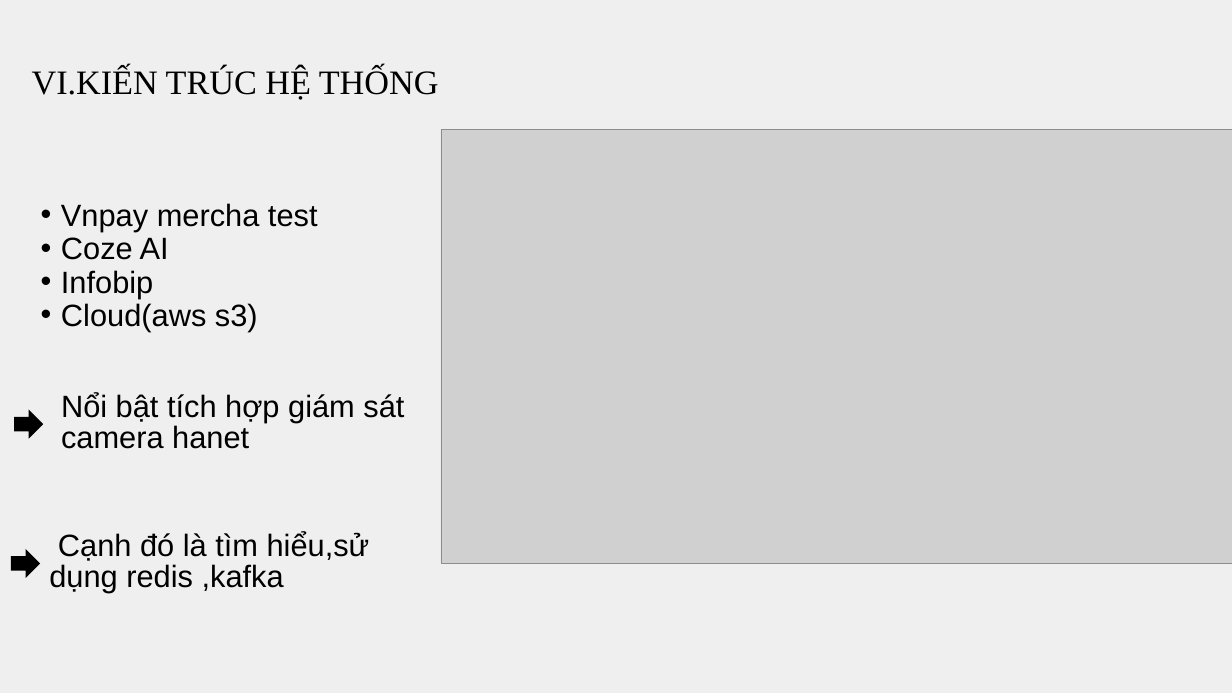
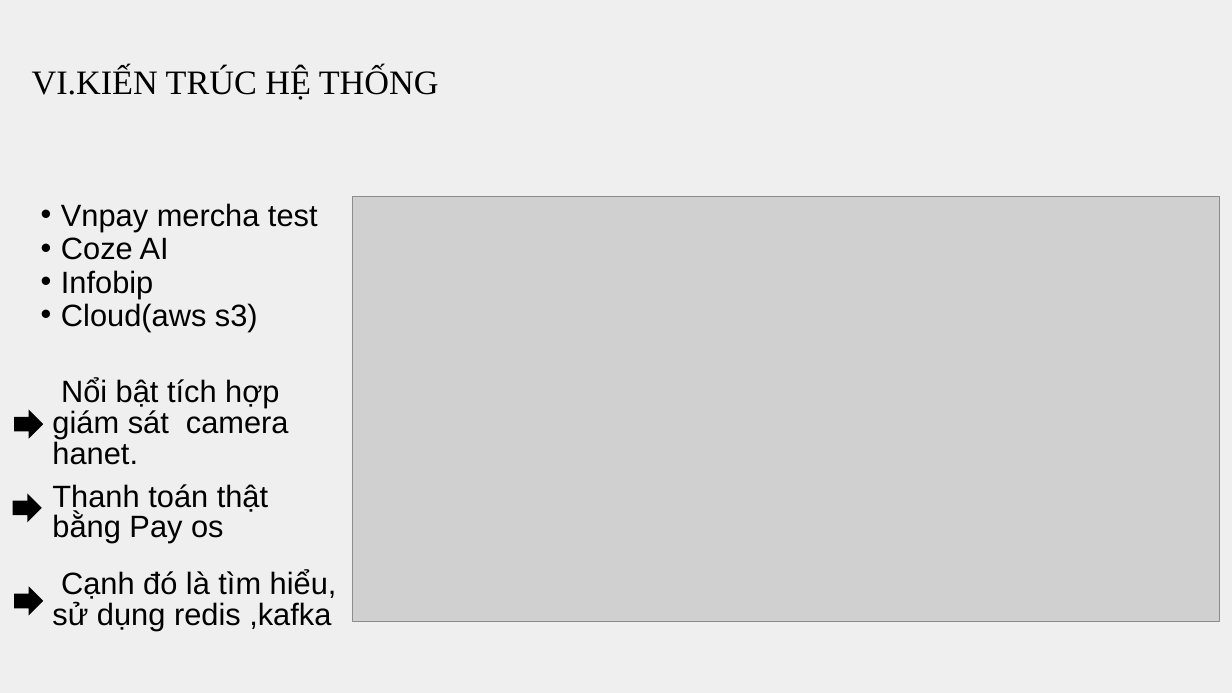
Before and after one commit to vrain1642002/DormitorySTU, a slide deck: slide 7 of Baocao/nopbai.pptx. Drawn at 1232x693 pixels with LibreOffice and Linux fonts; fonts in the diff are those of the drawing; grey boxes stand for pictures. Boxes give left, top, right and bottom in pixels: in the first picture for what was removed or moved away, otherwise in the second. Text is boxed around its words. In the diff, an @@ line names an element or a change of style, - is before the commit and + after.

Commit message:
Update báo cáo
Update sau khi cập nhật thanh toán bằng pay os

```diff
--- a/Baocao/nopbai.pptx
+++ b/Baocao/nopbai.pptx
@@ picture resized from (x1=441, y1=129, x2=1232, y2=564) to (x1=353, y1=196, x2=1220, y2=621) @@
@@ text at (x1=52, y1=378, x2=289, y2=465): text changed @@
-Nổi bật tích hợp giám sát camera hanet
+Nổi bật tích hợp giám sát camera hanet.
@@ freeform shape added at (x1=13, y1=493, x2=42, y2=522), fill #000000 @@
@@ text added at (x1=52, y1=484, x2=268, y2=543), 36 pt, text #000000 @@
+Thanh toán thật bằng Pay os
@@ freeform shape moved from (x1=11, y1=549, x2=40, y2=578) to (x1=14, y1=586, x2=43, y2=615) @@
@@ text at (x1=52, y1=570, x2=337, y2=630): text changed @@
-Cạnh đó là tìm hiểu,sử dụng redis ,kafka
+Cạnh đó là tìm hiểu,
+sử dụng redis ,kafka
```
Also in this commit, not shown: 3 other slides changed, 4 other files.
